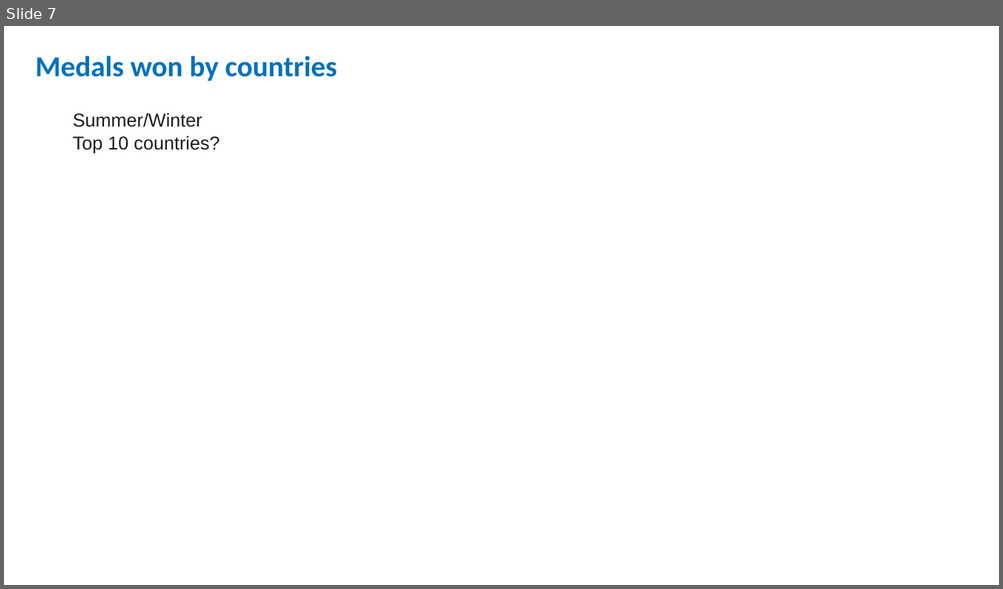
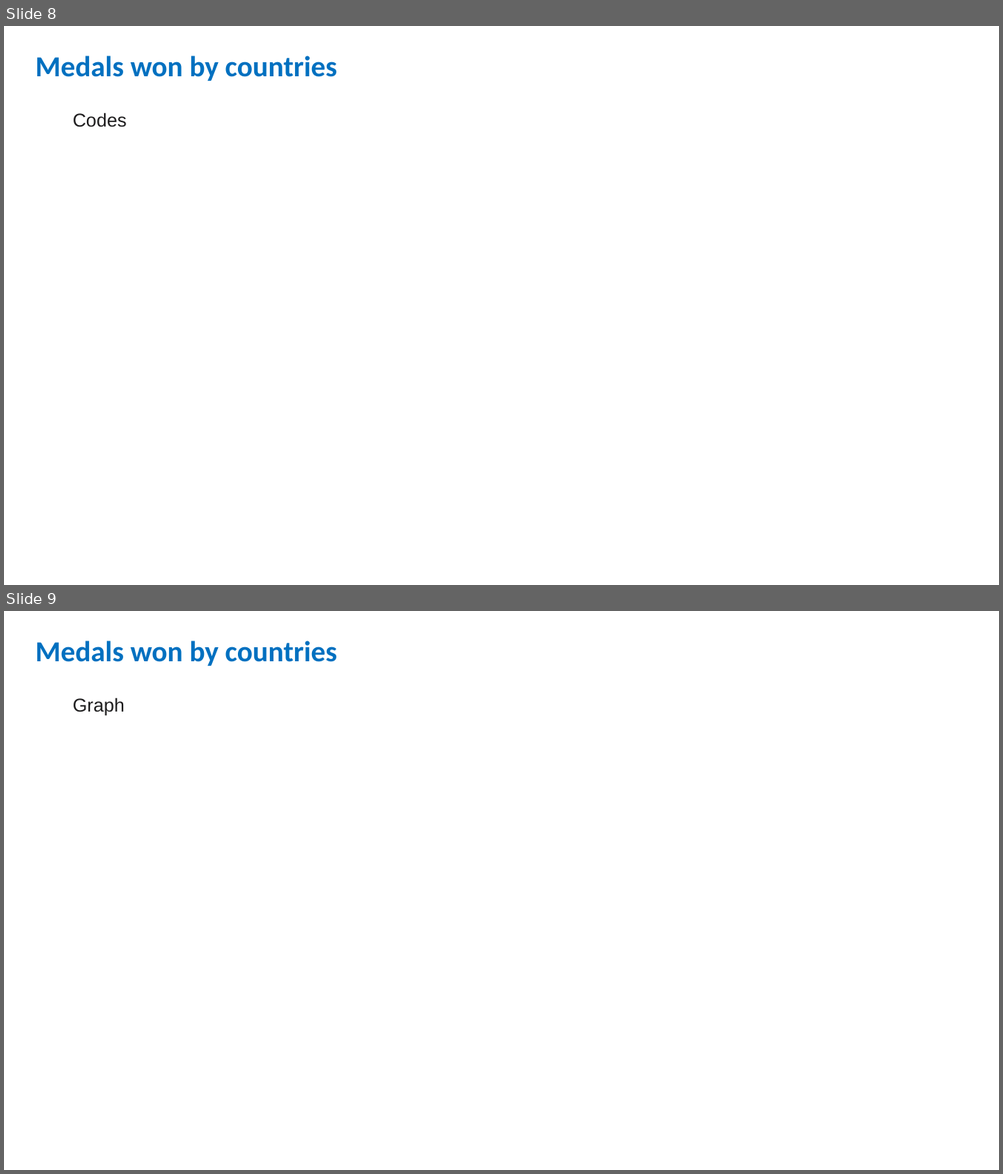
Before and after one commit to sissa81/project1, a slide deck: olympics by wildcats.pptx. Shown one above the other, each under a label of ours: slide 7 before the commit, slides 8 and 9 after it. The pictures are 1003x589 and 1003x1174 pixels, drawn with LibreOffice and Linux fonts; fonts in the diff are those of the drawing. Boxes give left, top, right and bottom in pixels: in the first picture for what was removed or moved away, otherwise in the second. Text is boxed around its words. In the diff, an @@ line names an element or a change of style, - is before the commit and + after.

```diff
--- a/olympics by wildcats.pptx
+++ b/olympics by wildcats.pptx
@@ slide 9 added at box(4, 611, 999, 1170), background #FFFFFF @@
@@ text added at box(35, 641, 337, 666), 28 pt, text #0070C0, bold @@
+Medals won by countries
@@ text added at box(73, 698, 125, 716), 18 pt, text #1D1C1D @@
+Graph
@@ what was slide 7 is now slide 8 @@
@@ slide 8 changed as well @@
@@ text at box(73, 113, 127, 127): text changed @@
-Summer/Winter
-Top 10 countries?
+Codes
```
Also in this commit, not shown: 5 other slides changed, 5 other slides added, 3 slides removed.
